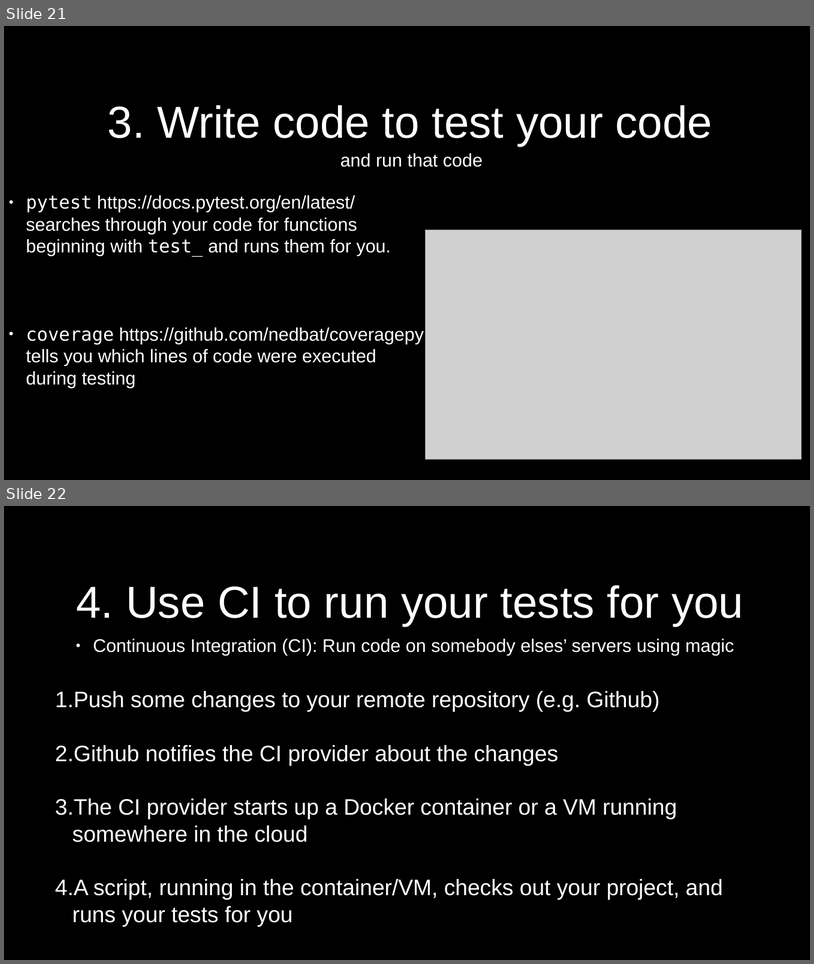
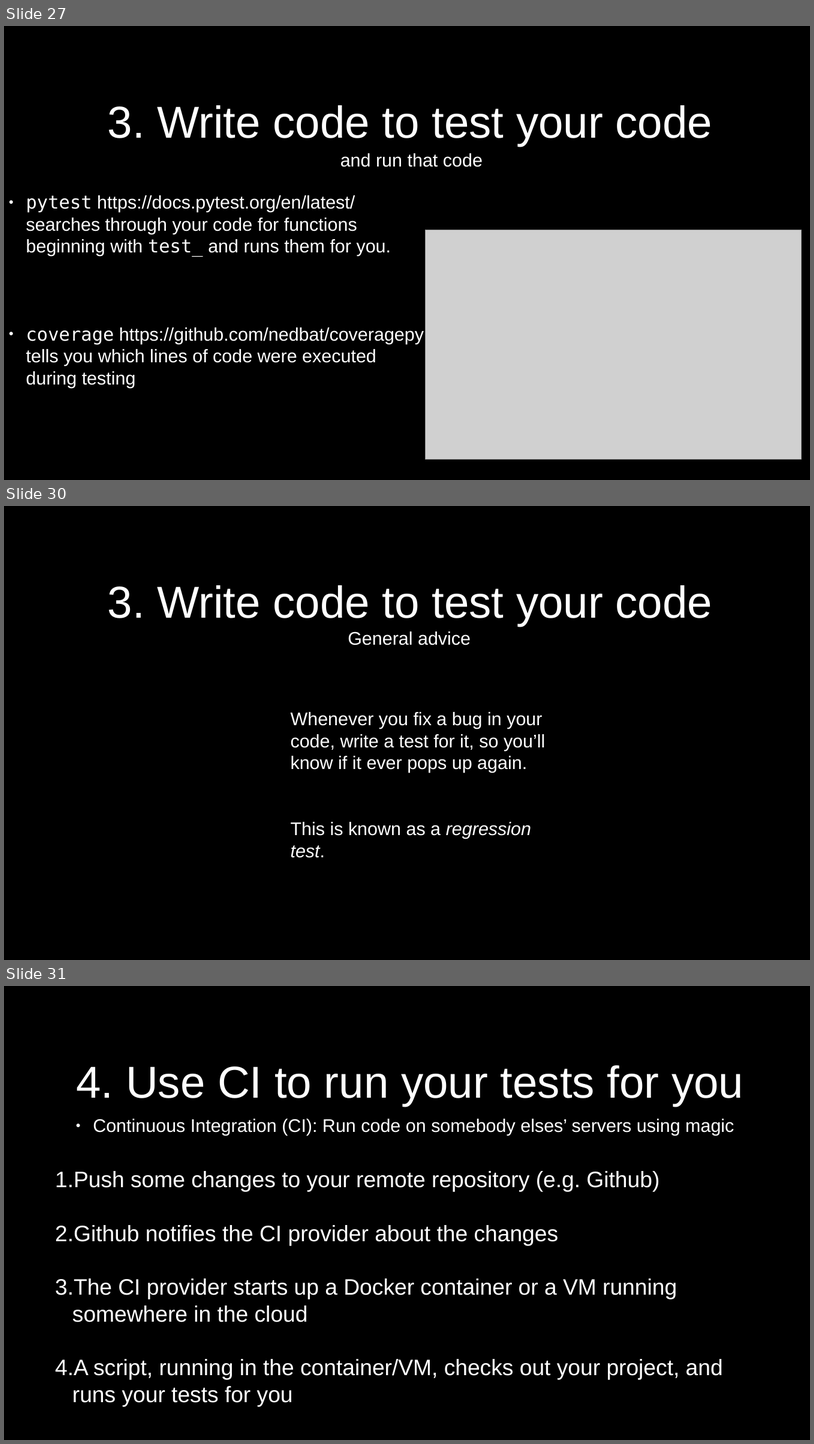
Before and after one commit to pauldmccarthy/fmrib-analysis-group-31-march-2020, a slide deck: presentation/presentation.odp. Shown one above the other, each under a label of ours: slides 21 and 22 before the commit, slides 27, 30 and 31 after it; the slides between them are not shown. The pictures are 814x964 and 814x1444 pixels, drawn with LibreOffice and Linux fonts; fonts in the diff are those of the drawing; grey boxes stand for pictures. Boxes give left, top, right and bottom in pixels: in the first picture for what was removed or moved away, otherwise in the second. Text is boxed around its words. In the diff, an @@ line names an element or a change of style, - is before the commit and + after.

```diff
--- a/presentation/presentation.odp
+++ b/presentation/presentation.odp
@@ slide 30 added at (4, 506, 810, 960), background #000000 @@
@@ title added at (108, 585, 713, 626), 44 pt, text #FFFFFF @@
+3. Write code to test your code
@@ title added at (348, 631, 471, 645), 18 pt, text #FFFFFF @@
+General advice
@@ text added at (291, 712, 545, 858), 18 pt, text #FFFFFF @@
+Whenever you fix a bug in your code, write a test for it, so you’ll know if it ever pops up again.
+This is known as a regression test.
@@ what was slide 21 is now slide 27 @@
@@ what was slide 22 is now slide 31 @@
```
Also in this commit, not shown: 5 slides changed, 9 other slides added, 1 other file.
